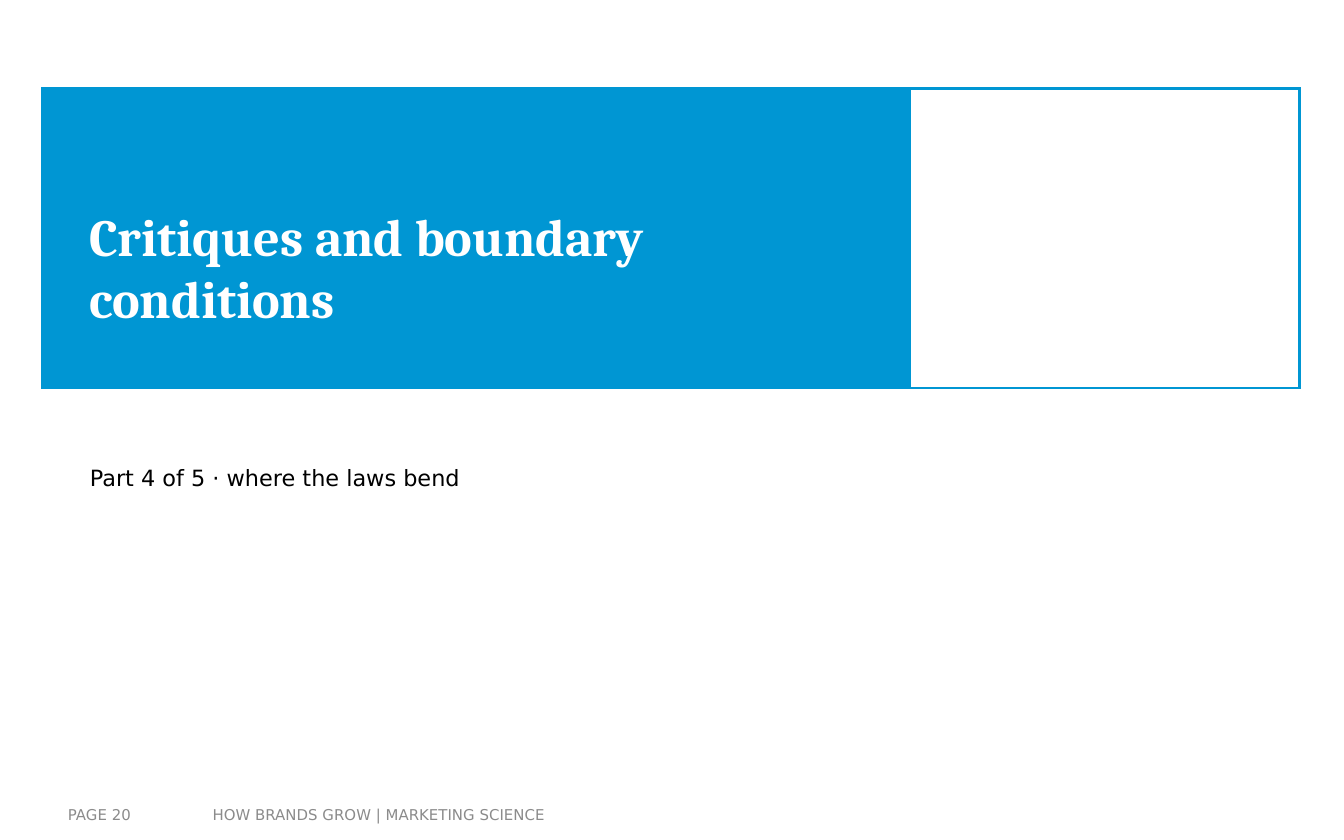
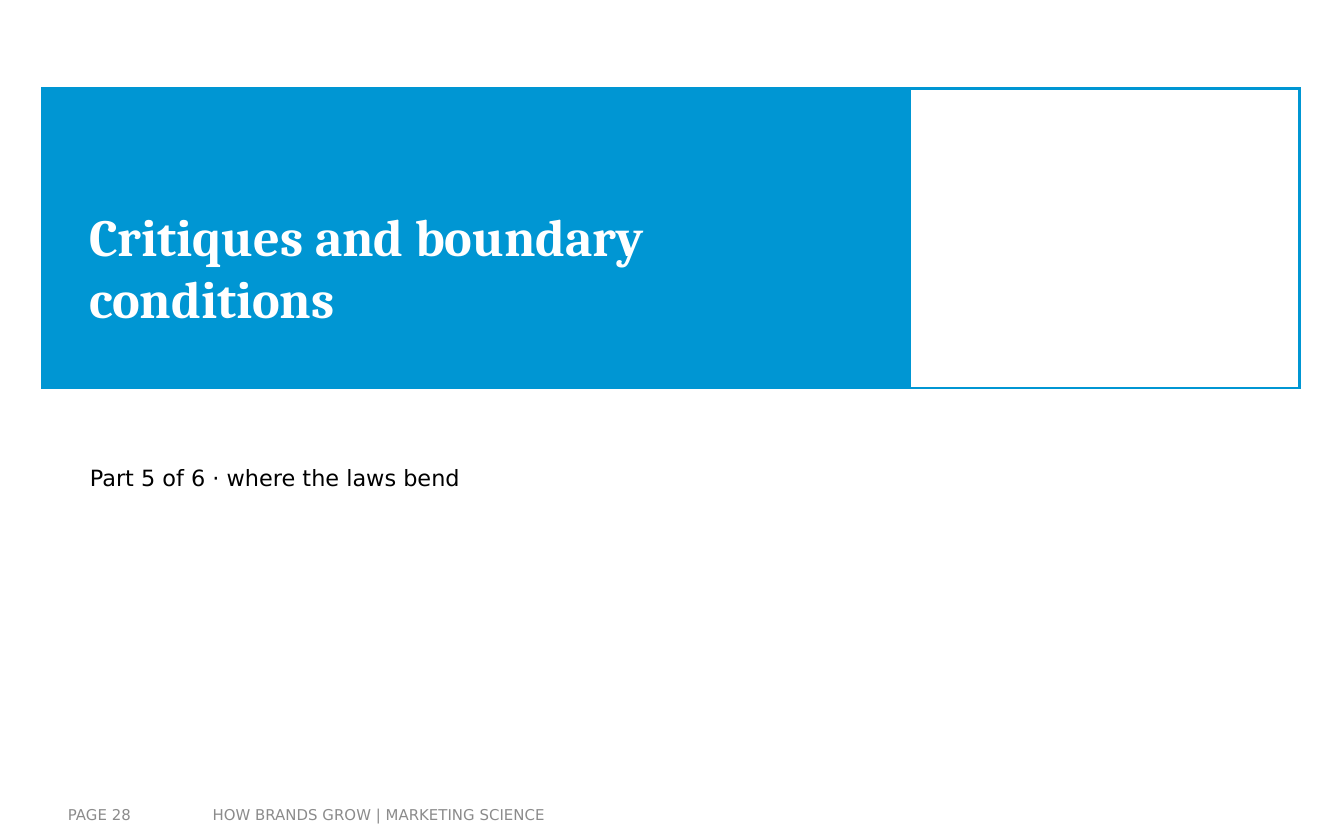
Before and after one commit to arnefloh-wu/international-marketing-analytics-teaching, a slide deck: slide 28 of slides/how-brands-grow_double-jeopardy-and-distinctiveness_WT26-27.pptx (slide 20 before the commit). Drawn at 1344x840 pixels with LibreOffice and Linux fonts; fonts in the diff are those of the drawing; background and template pictures are left out. Boxes give left, top, right and bottom in pixels: in the first picture for what was removed or moved away, otherwise in the second. Text is boxed around its words. In the diff, an @@ line names an element or a change of style, - is before the commit and + after.

```diff
--- a/slides/how-brands-grow_double-jeopardy-and-distinctiveness_WT26-27.pptx
+++ b/slides/how-brands-grow_double-jeopardy-and-distinctiveness_WT26-27.pptx
@@ text at (x1=90, y1=469, x2=459, y2=487): text changed @@
-Part 4 of 5 · where the laws bend
+Part 5 of 6 · where the laws bend
@@ page number at (x1=68, y1=809, x2=131, y2=820): text changed @@
-PAGE 20
+PAGE 28
```
Also in this commit, not shown: 11 other slides changed, 9 slides added, 1 slide removed, 2 other files.
